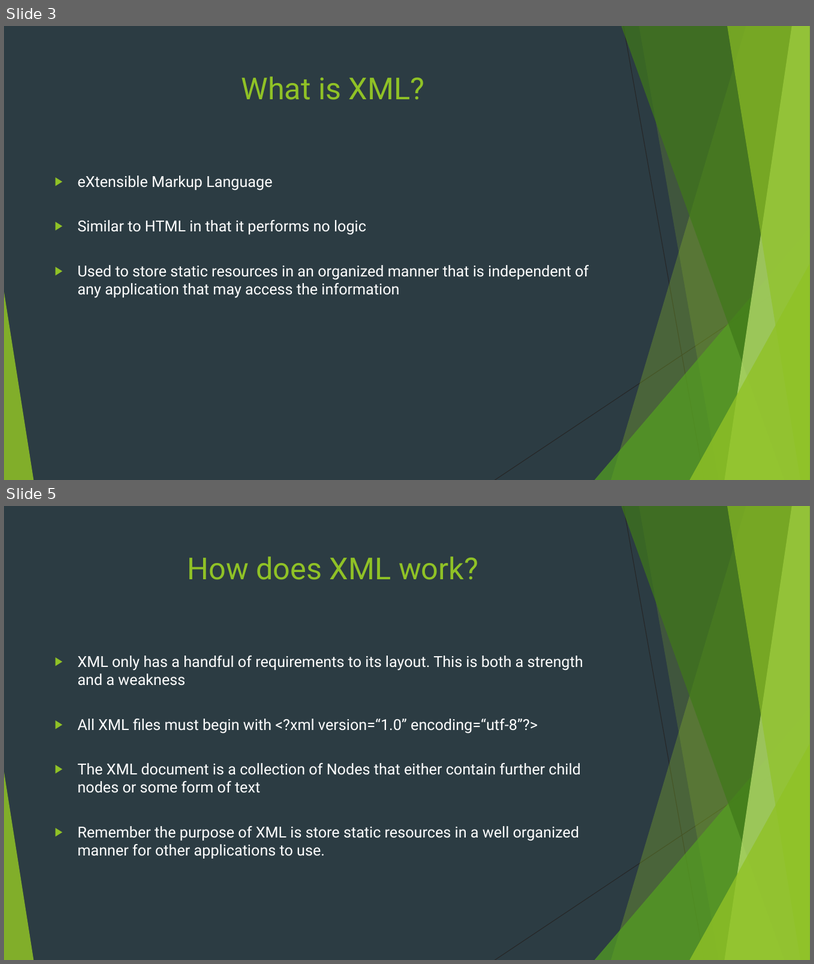
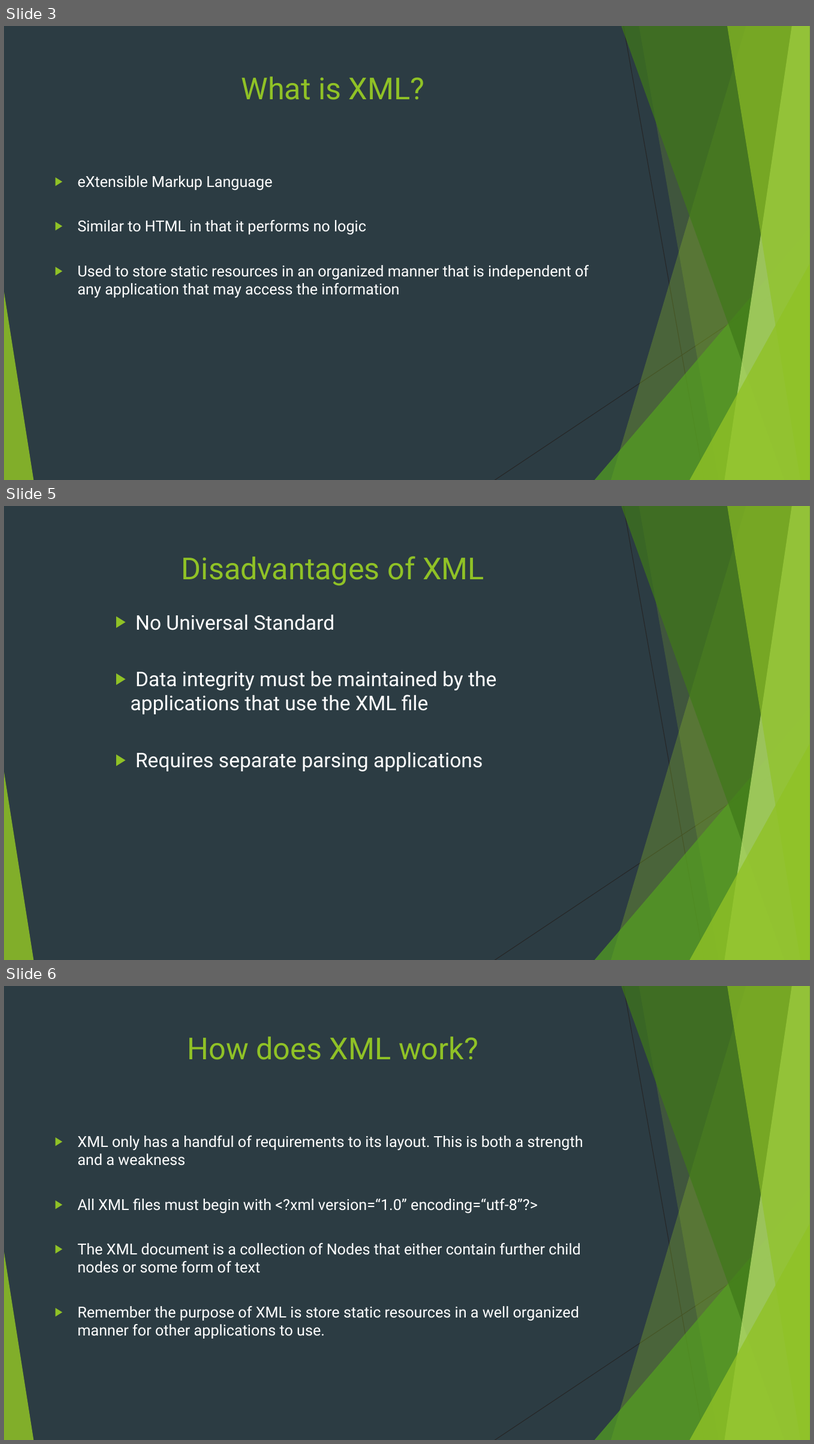
Before and after one commit to Sylvia-Olliff/XML-class, a slide deck: XML for Android.pptx. Shown one above the other, each under a label of ours: slides 3 and 5 before the commit, slides 3, 5 and 6 after it; the slides between them are not shown. The pictures are 814x964 and 814x1444 pixels, drawn with LibreOffice and Linux fonts; fonts in the diff are those of the drawing. Boxes give left, top, right and bottom in pixels: in the first picture for what was removed or moved away, otherwise in the second. Text is boxed around its words. In the diff, an @@ line names an element or a change of style, - is before the commit and + after.

```diff
--- a/XML for Android.pptx
+++ b/XML for Android.pptx
@@ slide 5 added at [4,506,810,960], background #2C3C43; not listed: 10 template elements that a slide beside it also shows @@
@@ title added at [182,556,485,586], 36 pt, text #90C226 @@
+Disadvantages of XML
@@ text added at [131,614,497,771], 24 pt, text #FFFFFF @@
+    ▶ No Universal Standard
+    ▶ Data integrity must be maintained by the applications that use the XML file
+    ▶ Requires separate parsing applications
@@ what was slide 5 is now slide 6 @@
```
Also in this commit, not shown: 3 slides changed, 7 other slides added.
